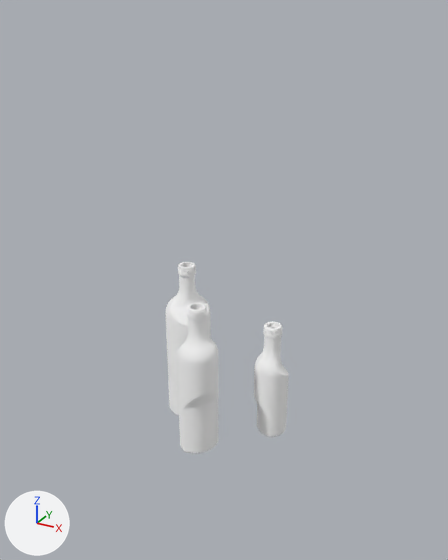
One commit to the glTF model a/25p2butelki/model.glb: the scene before it, then after it.
One viewpoint serves both versions: a camera (50 mm lens) standing at (154.0, -269.0, 221.0) and looking at (20.0, -26.0, 99.0). Arrows for +X, +Y and +Z are at lower left; the lights stay in place.
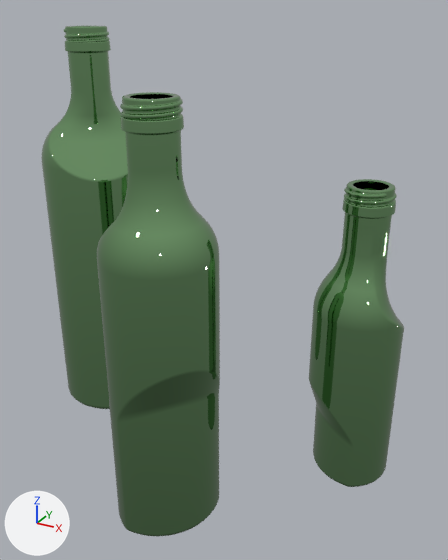
Where the change shows, as pixel boxes [x1, y1, x2, y2] in the pictures (448 x 560 px):
'Mesh_1', recoloured, moved, rescaled (191% wider, 195% taller)
    before: [177, 303, 219, 453]
    after: [96, 92, 220, 536]
'Mesh_2', recoloured, moved, rescaled (167% wider, 166% taller)
    before: [254, 322, 289, 437]
    after: [309, 179, 404, 487]
'Mesh_0', recoloured, moved, rescaled
    before: [165, 262, 211, 415]
    after: [41, 26, 128, 409]

Edits to the bpy script that builds the scene:
```text
Add mat_metal_001:
    mat_metal_001 = principled_material('Metal.001')
    mat_metal_001.base_color = (0.272, 0.505, 0.243)  # green #8ebc87
    mat_metal_001.metallic = 1.0
    mat_metal_001.roughness = 0.0
Change me_mesh_0:
    where me_mesh_0.from_pydata(...)  # 7679 vertices, 15291 faces; spans x -0.094..-0.015, y -0.039..0.039, z -0.009..0.276
    remove me_mesh_0.materials.append(mat_smoked_colored_glass)  # white #ffffff
    add me_mesh_0.materials.append(mat_metal_001)  # green #8ebc87
Change me_mesh_1:
    where me_mesh_1.from_pydata(...)  # 10332 vertices, 20635 faces; spans x -0.008..0.057, y -0.131..-0.066, z 0.0..0.258
    remove me_mesh_1.materials.append(mat_smoked_colored_glass)  # white #ffffff
    add me_mesh_1.materials.append(mat_metal_001)  # green #8ebc87
Change me_mesh_2:
    where me_mesh_2.from_pydata(...)  # 7836 vertices, 15631 faces; spans x 0.079..0.137, y -0.029..0.029, z 0.0..0.202
    remove me_mesh_2.materials.append(mat_smoked_colored_glass)  # white #ffffff
    add me_mesh_2.materials.append(mat_metal_001)  # green #8ebc87
Change ob_mesh_0:
    ob_mesh_0.location: (0.0, 0.0, 0.0) -> (-33.9, 0.0, 1.4)
    ob_mesh_0.scale: (328.0, 328.0, 328.0) -> (764.0, 764.0, 764.0)
Change ob_mesh_1:
    ob_mesh_1.location: (0.0, 0.0, 0.0) -> (-1.9, 0.0, -5.7)
    ob_mesh_1.scale: (328.0, 328.0, 328.0) -> (764.0, 764.0, 764.0)
Change ob_mesh_2:
    ob_mesh_2.location: (0.0, 0.0, 0.0) -> (-1.9, 0.0, -5.7)
    ob_mesh_2.scale: (328.0, 328.0, 328.0) -> (764.0, 764.0, 764.0)
```
